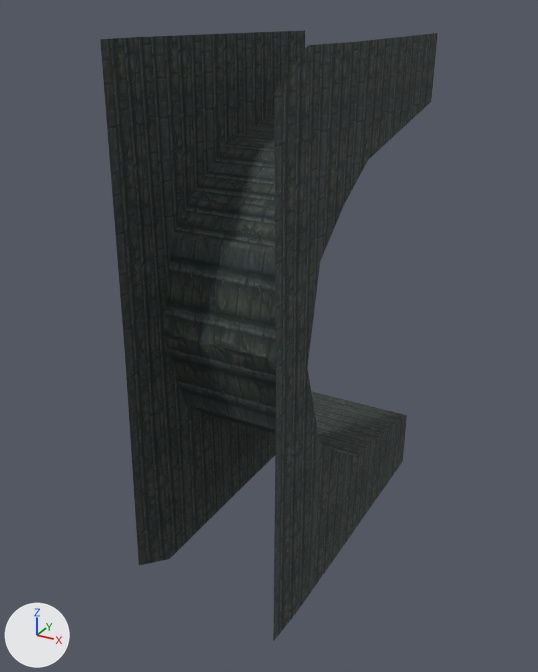
The OBJ model sceneobjs/juqing_fuben_252/juqing_fuben_252_zhandoupingtai_g.obj, before and after one commit.
Rendered twice from a 50 mm lens placed at (889.0, -2234.0, 777.0), pointed at (-39.0, -547.0, -66.0). Arrows for +X, +Y and +Z are at lower left; the lights stay in place. Where no turn or scale is listed for an object, it has been applied to the vertices.

The scene before the commit, as lines of its bpy script (objects in view):
```python
me_juqing_fuben_252_zhandoupingtai_g = bpy.data.meshes.new('juqing_fuben_252_zhandoupingtai_g')
me_juqing_fuben_252_zhandoupingtai_g.from_pydata(...)  # 36 vertices, 48 faces; spans x -212.0..212.0, y -982.0..-1.0, z -715.0..719.0
me_juqing_fuben_252_zhandoupingtai_g.materials.append(mat_material_1)  # picture img_juqing_fuben_252_zhandoupingtai_06_png
ob_juqing_fuben_252_zhandoupingtai_g = bpy.data.objects.new('juqing_fuben_252_zhandoupingtai_g', me_juqing_fuben_252_zhandoupingtai_g)
ob_juqing_fuben_252_zhandoupingtai_g.location = (0.0, 0.0, 0.0)
```
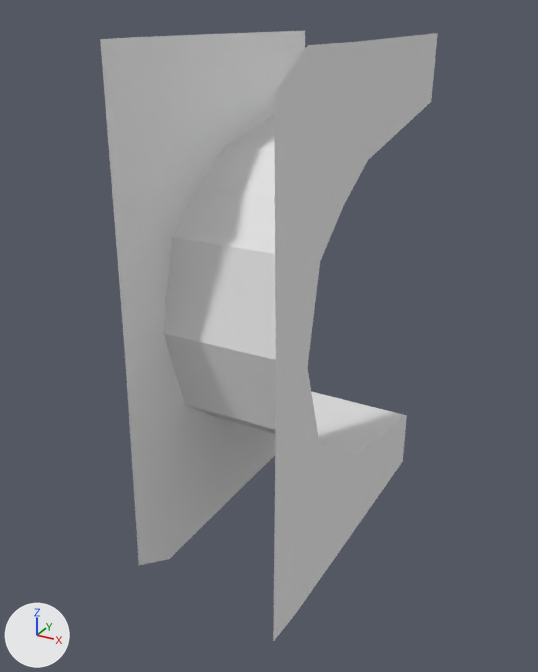
Patch to the scene script:
```diff
--- a/sceneobjs/juqing_fuben_252/juqing_fuben_252_zhandoupingtai_g.obj.py
+++ b/sceneobjs/juqing_fuben_252/juqing_fuben_252_zhandoupingtai_g.obj.py
@@ mat_material_1_1 @@
+mat_material_1_1 = principled_material('material_1')
+mat_material_1_1.base_color = (0.8, 0.8, 0.8)  # white #e7e7e7
+mat_material_1_1.roughness = 1.0
@@ me_juqing_fuben_252_zhandoupingtai_g @@
 me_juqing_fuben_252_zhandoupingtai_g.from_pydata(...)  # 36 vertices, 48 faces; spans x -212.0..212.0, y -982.0..-1.0, z -715.0..719.0
-me_juqing_fuben_252_zhandoupingtai_g.materials.append(mat_material_1)  # picture img_juqing_fuben_252_zhandoupingtai_06_png
+me_juqing_fuben_252_zhandoupingtai_g.materials.append(mat_material_1_1)  # white #e7e7e7
```

What differs and where, as boxes [x1, y1, x2, y2] in the pictures (538 x 672 px):
'juqing_fuben_252_zhandoupingtai_g', recoloured (black to grey): [100, 31, 438, 641] in both
